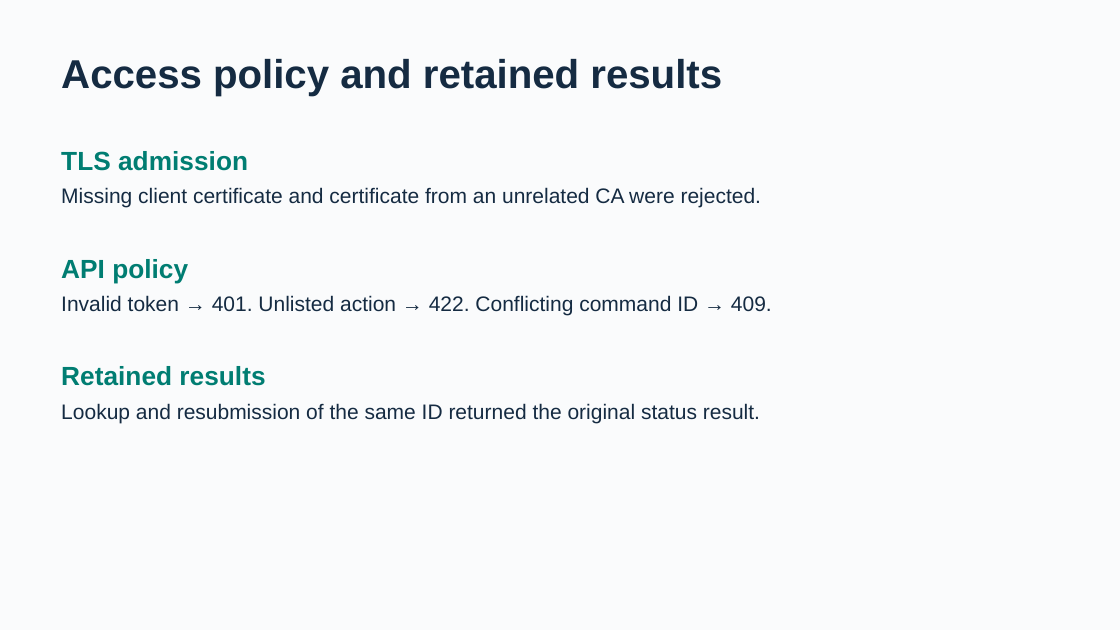
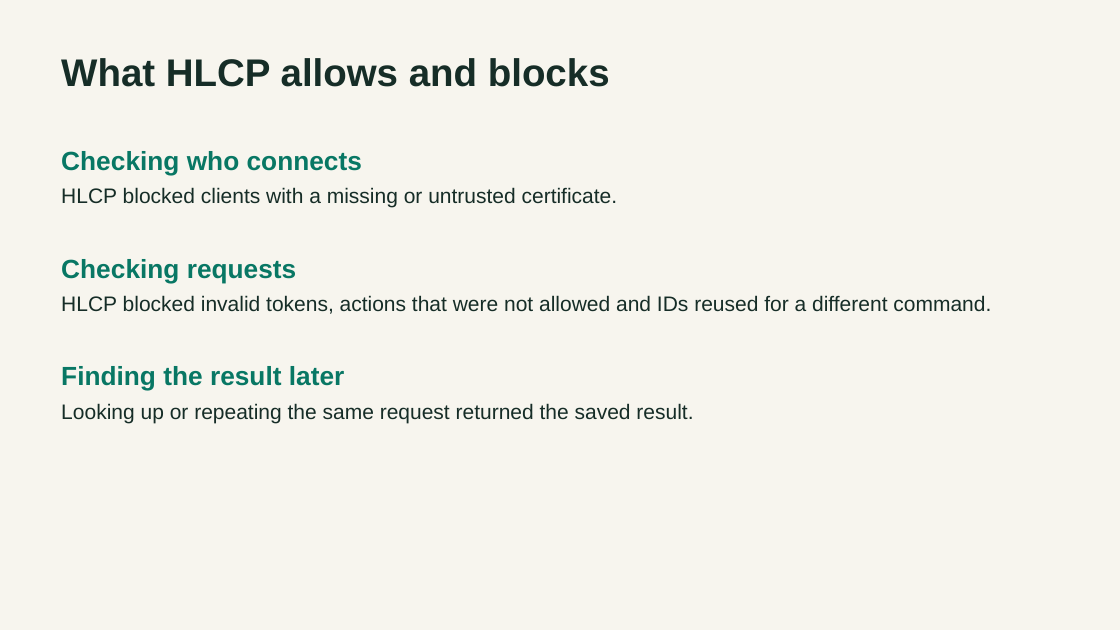
Before and after one commit to goffamartin/homelab-control-plane, a slide deck: slide 12 of evaluation/HLCP_final_results_EN.pptx. Drawn at 1120x630 pixels with LibreOffice and Linux fonts; fonts in the diff are those of the drawing. Boxes give left, top, right and bottom in pixels: in the first picture for what was removed or moved away, otherwise in the second. Text is boxed around its words. In the diff, an @@ line names an element or a change of style, - is before the commit and + after.

Commit message:
Align semester reports and documentation with the final results

```diff
--- a/evaluation/HLCP_final_results_EN.pptx
+++ b/evaluation/HLCP_final_results_EN.pptx
@@ background #FAFBFC to #F7F5EE @@
@@ text at <box>61,58,610,87</box>: text changed; size 34.5 to 33 pt; text colour #152B42 to #162D27 @@
-Access policy and retained results
+What HLCP allows and blocks
@@ text at <box>61,151,362,176</box>: text changed; text colour #007D72 to #087764 @@
-TLS admission
+Checking who connects
@@ text at <box>61,187,618,208</box>: text changed; text colour #152B42 to #162D27 @@
-Missing client certificate and certificate from an unrelated CA were rejected.
+HLCP blocked clients with a missing or untrusted certificate.
@@ text at <box>61,259,297,283</box>: text changed; text colour #007D72 to #087764 @@
-API policy
+Checking requests
@@ text at <box>61,295,991,314</box>: text changed; text colour #152B42 to #162D27 @@
-Invalid token → 401. Unlisted action → 422. Conflicting command ID → 409.
+HLCP blocked invalid tokens, actions that were not allowed and IDs reused for a different command.
@@ text at <box>61,366,344,391</box>: text changed; text colour #007D72 to #087764 @@
-Retained results
+Finding the result later
@@ text at <box>61,403,693,423</box>: text changed; text colour #152B42 to #162D27 @@
-Lookup and resubmission of the same ID returned the original status result.
+Looking up or repeating the same request returned the saved result.
```
Also in this commit, not shown: 5 other slides changed, 7 slides added, 7 slides removed, 6 other files.
